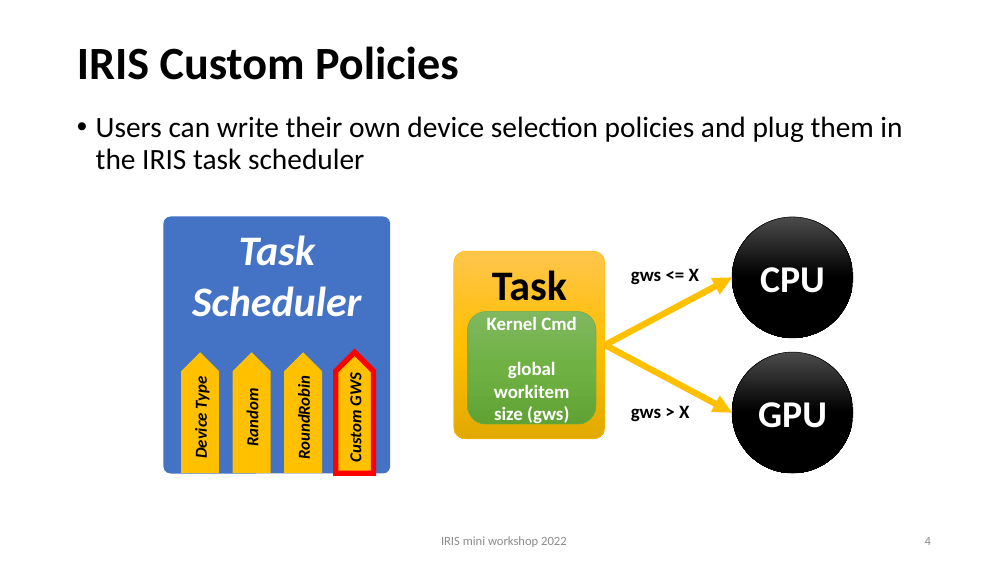
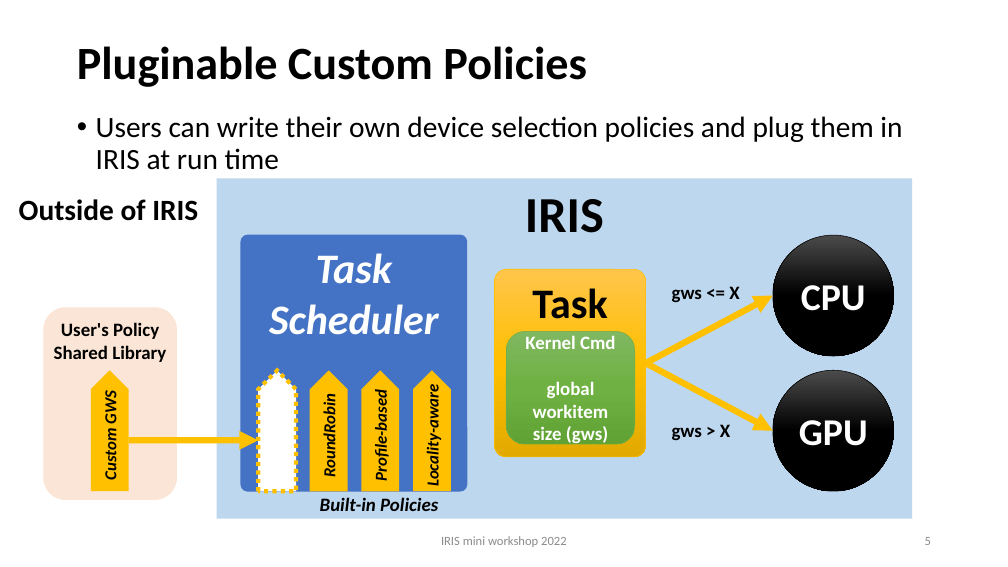
Before and after one commit to iris-programming/iris-programming.github.io, a slide deck: slide 5 of pdf/2022-miniworkshop-custompolicy.pptx (slide 4 before the commit). Drawn at 1008x567 pixels with LibreOffice and Linux fonts; fonts in the diff are those of the drawing. Boxes give left, top, right and bottom in pixels: in the first picture for what was removed or moved away, otherwise in the second. Text is boxed around its words. In the diff, an @@ line names an element or a change of style, - is before the commit and + after.

Commit message:
custompolicy

```diff
--- a/pdf/2022-miniworkshop-custompolicy.pptx
+++ b/pdf/2022-miniworkshop-custompolicy.pptx
@@ title at box(77, 46, 587, 87): text changed @@
-IRIS Custom Policies
+Pluginable Custom Policies
@@ text at box(96, 116, 902, 170): text changed @@
-• Users can write their own device selection policies and plug them in the IRIS task scheduler
+• Users can write their own device selection policies and plug them in IRIS at run time
@@ rectangle added at box(217, 178, 913, 519), fill #BDD7EE, 48 pt, text #000000, bold @@
+IRIS
@@ text added at box(19, 199, 198, 221), 28 pt, text #000000, bold @@
+Outside of IRIS
@@ rounded rectangle "Task Scheduler": place and size @@
-rounded rectangle "Task Scheduler" at box(163, 216, 390, 473)
+rounded rectangle "Task Scheduler" at box(240, 234, 467, 492)
@@ rounded rectangle added at box(43, 307, 177, 500), fill #FBE5D6, 18 pt, text #000000, bold @@
+User's Policy
+Shared Library
@@ pentagon arrow removed at box(233, 352, 271, 473) @@
-Random
@@ pentagon arrow "Custom GWS": place and size @@
-pentagon arrow "Custom GWS" at box(336, 352, 374, 473)
+pentagon arrow "Custom GWS" at box(91, 371, 129, 492)
@@ pentagon arrow "Custom GWS" at box(91, 371, 129, 492): outline #FF0000 5 pt to none @@
@@ text in pentagon arrow at box(191, 379, 211, 458): text removed @@
-Device Type
@@ pentagon arrow: place and size @@
-pentagon arrow at box(181, 352, 219, 473)
+pentagon arrow at box(259, 371, 296, 492)
@@ pentagon arrow at box(259, 371, 296, 492): fill #FFC000 to #FFFFFF; outline none to #FFC000 4 pt dashed @@
@@ pentagon arrow "RoundRobin": place and size @@
-pentagon arrow "RoundRobin" at box(284, 352, 322, 473)
+pentagon arrow "RoundRobin" at box(310, 371, 348, 492)
@@ pentagon arrow added at box(361, 371, 399, 492), fill #FFC000, 16 pt, text #000000, bold, italic @@
+Profile-based
@@ pentagon arrow added at box(413, 371, 451, 492), fill #FFC000, 16 pt, text #000000, bold, italic @@
+Locality-aware
@@ 2 texts, 2 rounded rectangles, 2 ellipses, 2 arrows: place and size @@
-2 texts, 2 rounded rectangles, 2 ellipses, 2 arrows at box(454, 217, 853, 473)
+2 texts, 2 rounded rectangles, 2 ellipses, 2 arrows at box(495, 235, 894, 492)
@@ arrow added from (129, 440) to (259, 440), #FFC000 6 pt @@
@@ text added at box(320, 497, 438, 511), 18 pt, text #000000, bold, italic @@
+Built-in Policies
@@ page number at box(925, 537, 931, 545): text changed @@
-4
+5
```
Also in this commit, not shown: 1 other slide changed, 2 slides added, 1 other file.
